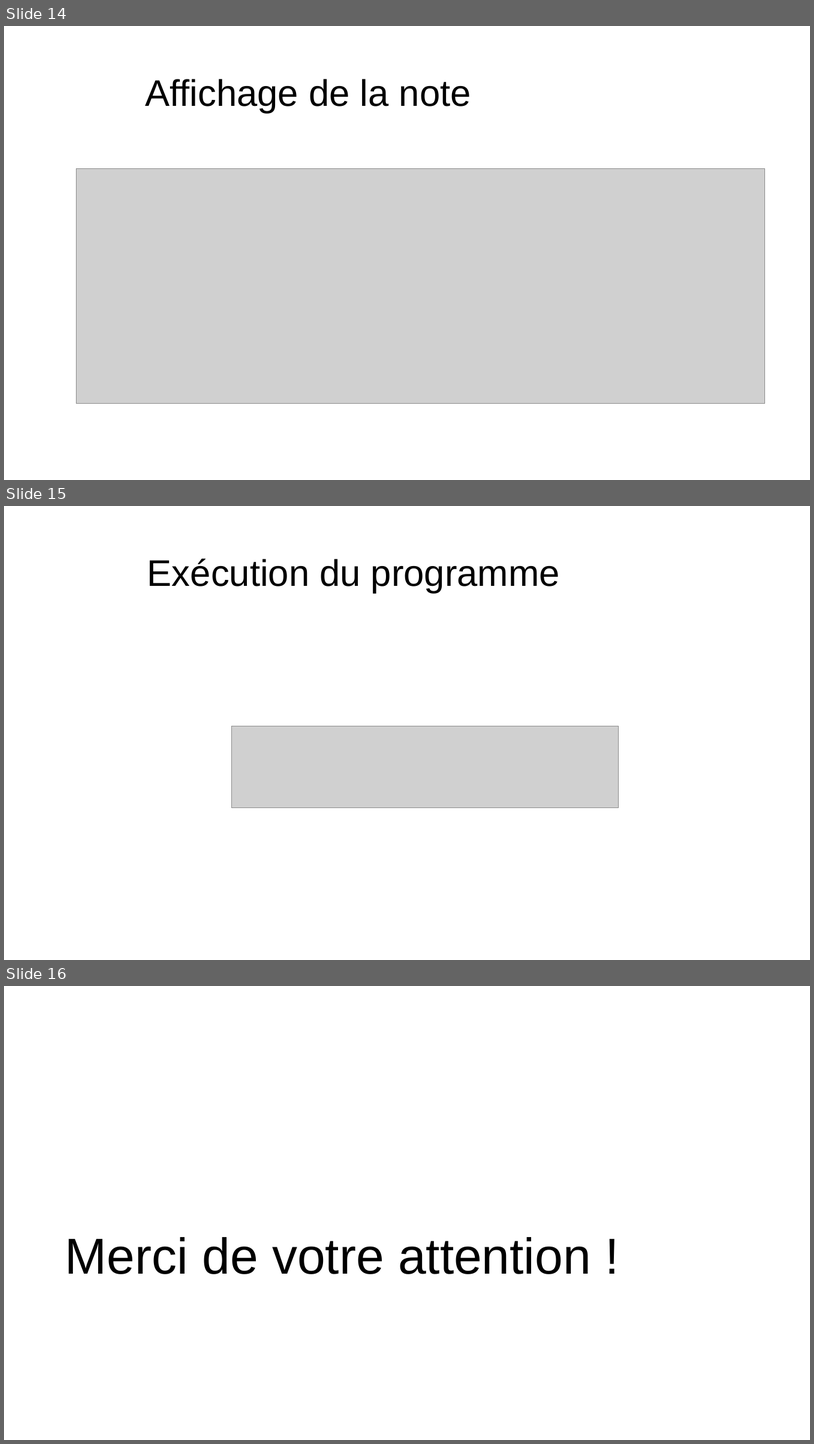
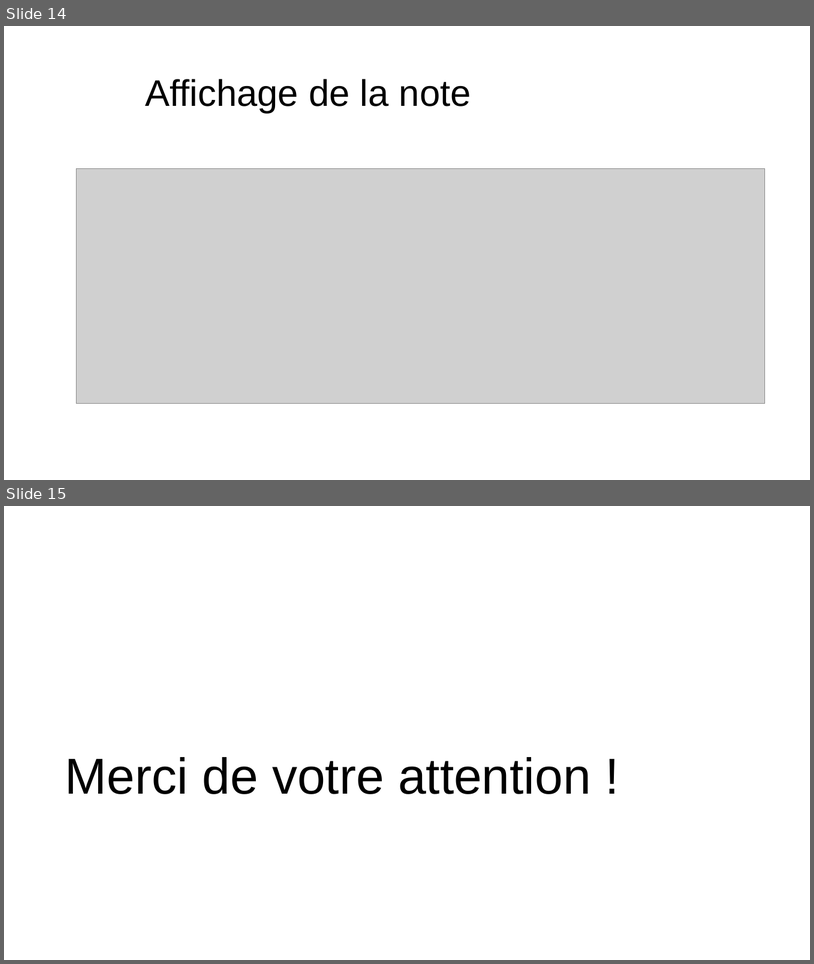
Before and after one commit to Natouche68/present-python-jeu-maths, a slide deck: present_python.pptx. Shown one above the other, each under a label of ours: slides 14, 15 and 16 before the commit, slides 14 and 15 after it. The pictures are 814x1444 and 814x964 pixels, drawn with LibreOffice and Linux fonts; fonts in the diff are those of the drawing; grey boxes stand for pictures; background and template pictures are left out. Boxes give left, top, right and bottom in pixels: in the first picture for what was removed or moved away, otherwise in the second. Text is boxed around its words. In the diff, an @@ line names an element or a change of style, - is before the commit and + after.

Commit message:
Delete the execution diapo

```diff
--- a/present_python.pptx
+++ b/present_python.pptx
@@ slide 15 removed at [4, 506, 810, 960], background picture (left out) @@
@@ title removed at [147, 558, 560, 593] @@
-Exécution du programme
@@ picture removed at [231, 726, 619, 808] @@
@@ what was slide 16 is now slide 15 @@
```
